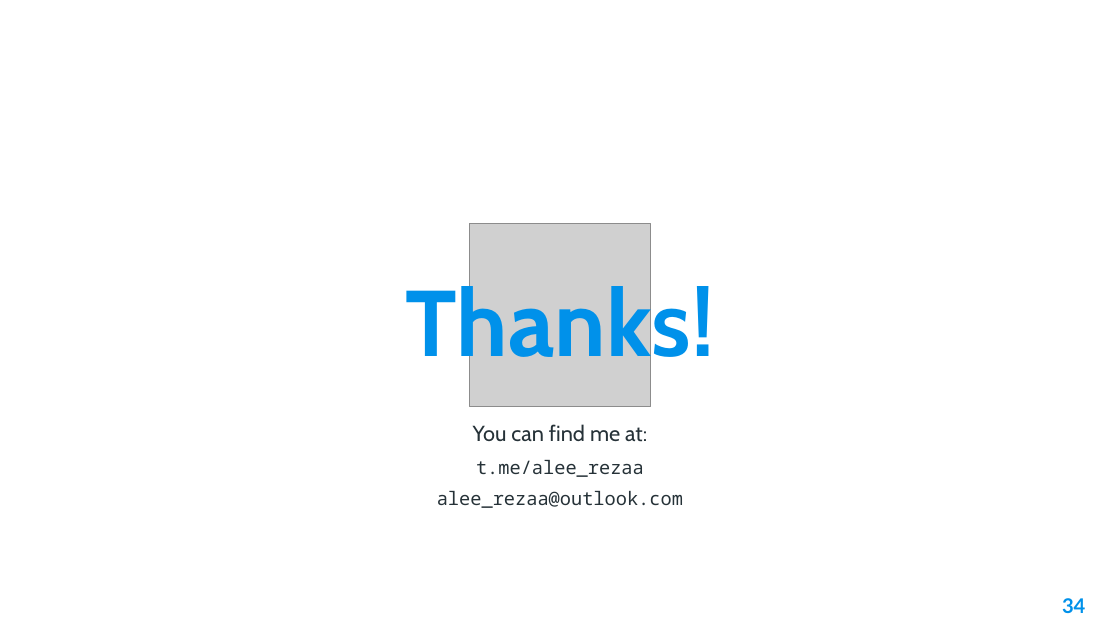
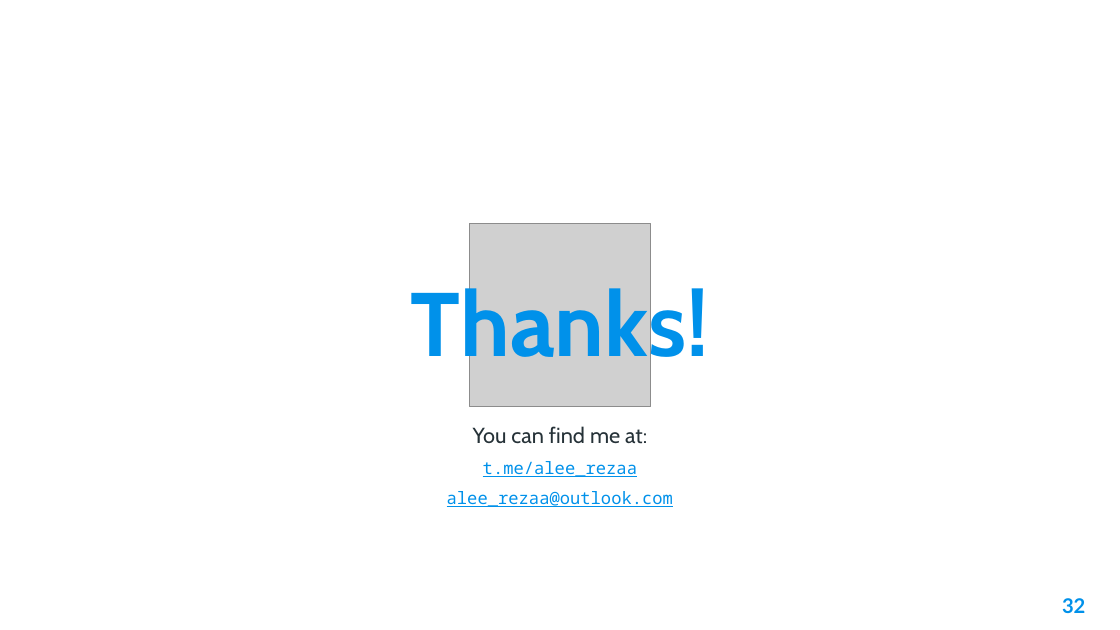
Before and after one commit to AleeRezaa/learn-python, a slide deck: slide 32 of Python.pptx (slide 34 before the commit). Drawn at 1120x630 pixels with LibreOffice and Linux fonts; fonts in the diff are those of the drawing; grey boxes stand for pictures; background and template pictures are left out. Boxes give left, top, right and bottom in pixels: in the first picture for what was removed or moved away, otherwise in the second. Text is boxed around its words. In the diff, an @@ line names an element or a change of style, - is before the commit and + after.

```diff
--- a/Python.pptx
+++ b/Python.pptx
@@ title "Thanks!" at (411,281,709,377): size 60 to 58 pt @@
@@ text at (447,461,673,507): size 12 to 11 pt, text colour #263238 to #0091EA, underline on in "t.me/alee_rezaa", "alee_rezaa@outlook.com" @@
@@ page number at (1062,598,1085,613): text changed @@
-34
+32
```
Also in this commit, not shown: 9 other slides changed, 1 slide added, 3 slides removed.
